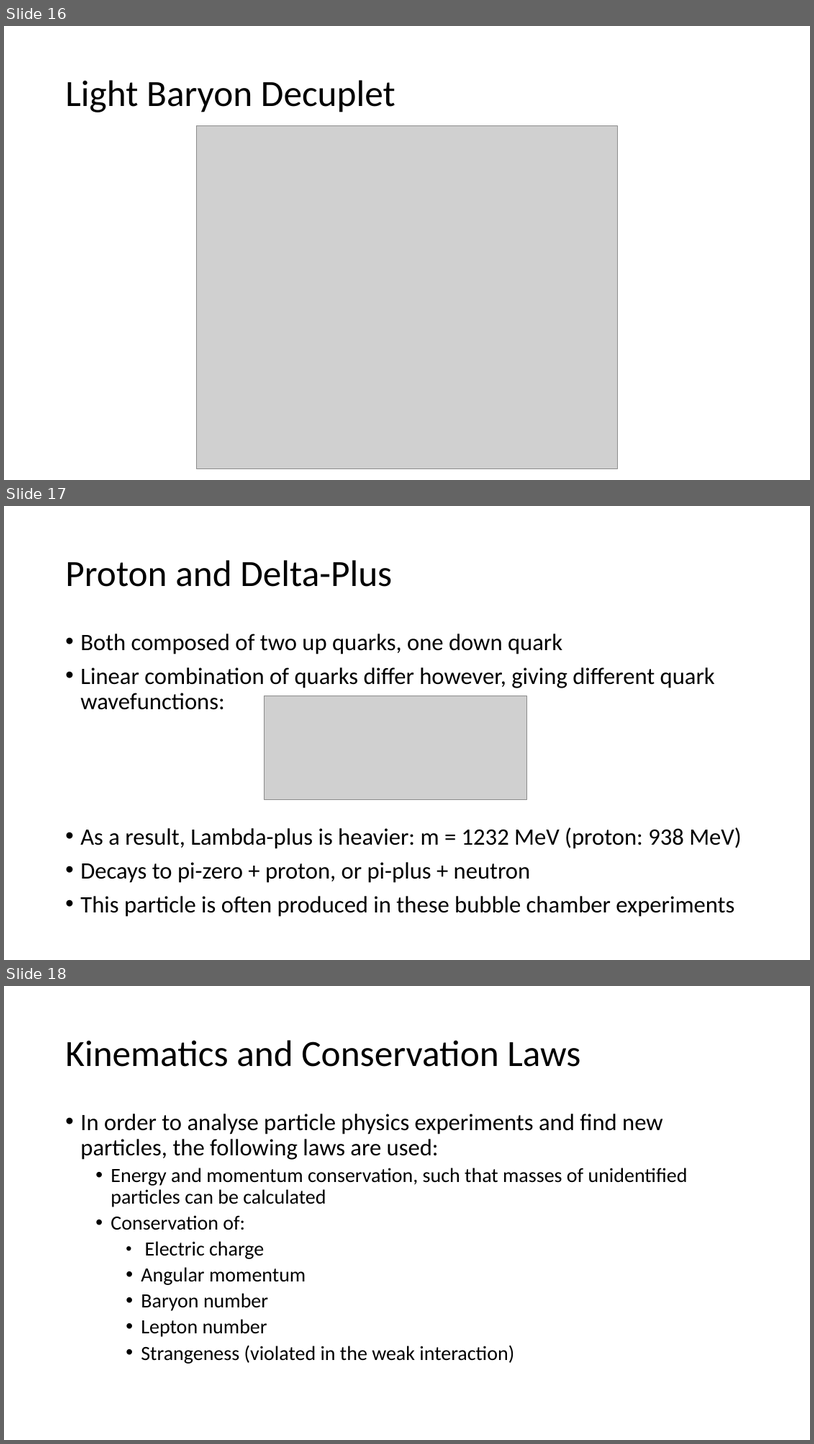
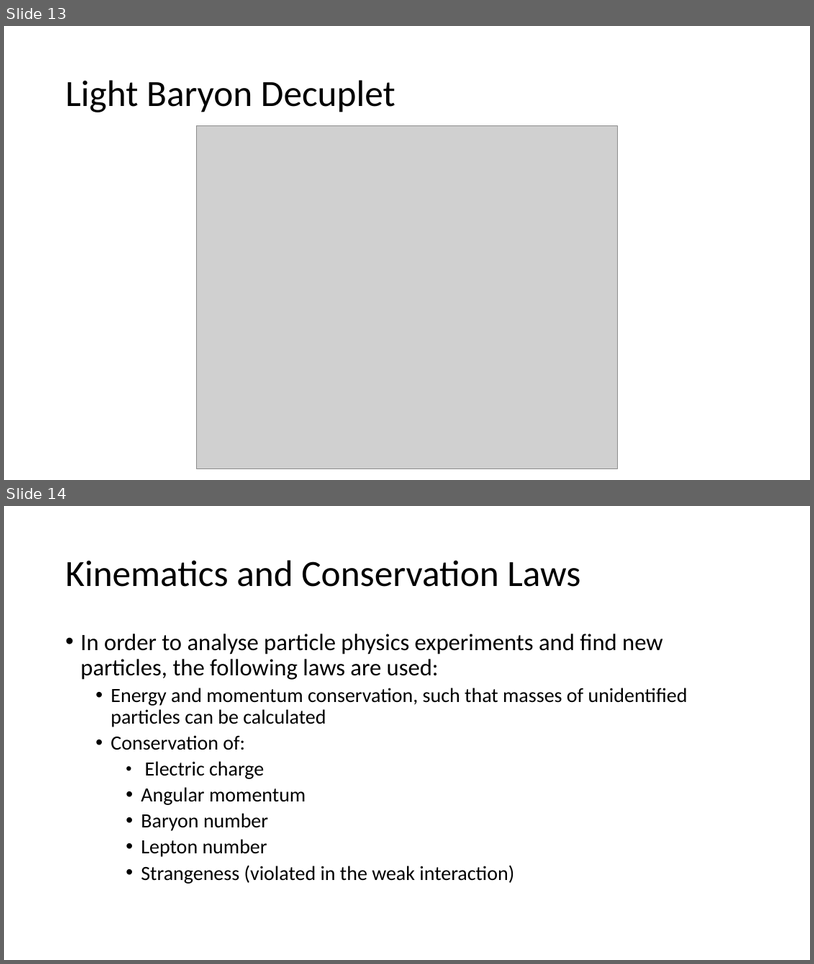
Before and after one commit to mitlabence/Lab18, a slide deck: Presentation/E212.pptx. Shown one above the other, each under a label of ours: slides 16, 17 and 18 before the commit, slides 13 and 14 after it. The pictures are 814x1444 and 814x964 pixels, drawn with LibreOffice and Linux fonts; fonts in the diff are those of the drawing; grey boxes stand for pictures. Boxes give left, top, right and bottom in pixels: in the first picture for what was removed or moved away, otherwise in the second. Text is boxed around its words. In the diff, an @@ line names an element or a change of style, - is before the commit and + after.

```diff
--- a/Presentation/E212.pptx
+++ b/Presentation/E212.pptx
@@ slide 17 removed at (x1=4, y1=506, x2=810, y2=960), background #FFFFFF @@
@@ title removed at (x1=65, y1=560, x2=392, y2=587) @@
-Proton and Delta-Plus
@@ text removed at (x1=80, y1=633, x2=742, y2=916) @@
-• Both composed of two up quarks, one down quark
-• Linear combination of quarks differ however, giving different quark wavefunctions:
-• As a result, Lambda-plus is heavier: m = 1232 MeV (proton: 938 MeV)
-• Decays to pi-zero + proton, or pi-plus + neutron
-• This particle is often produced in these bubble chamber experiments
@@ picture removed at (x1=264, y1=696, x2=527, y2=800) @@
@@ what was slide 16 is now slide 13 @@
@@ what was slide 18 is now slide 14 @@
```
Also in this commit, not shown: 5 slides changed, 2 slides added, 6 other slides removed.
